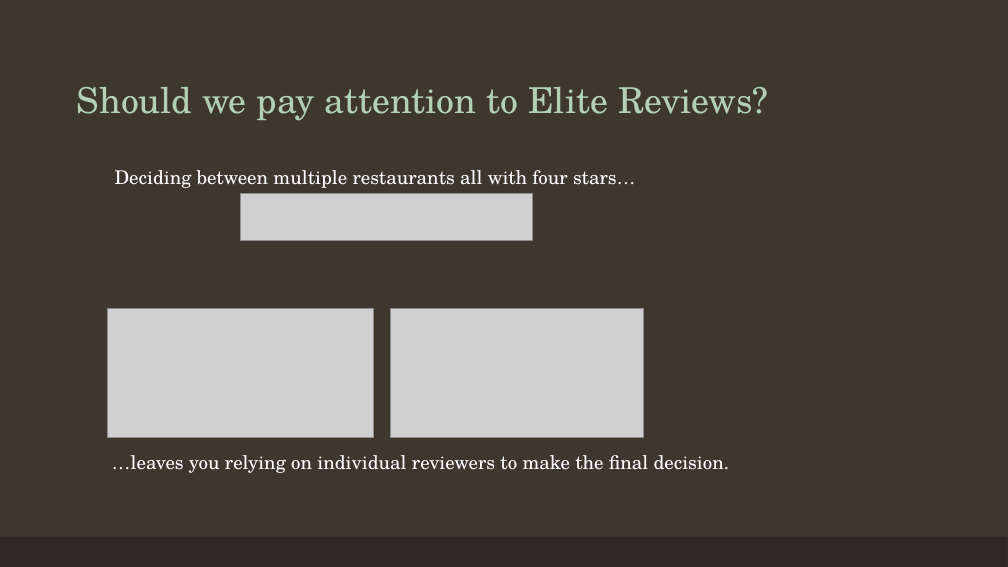
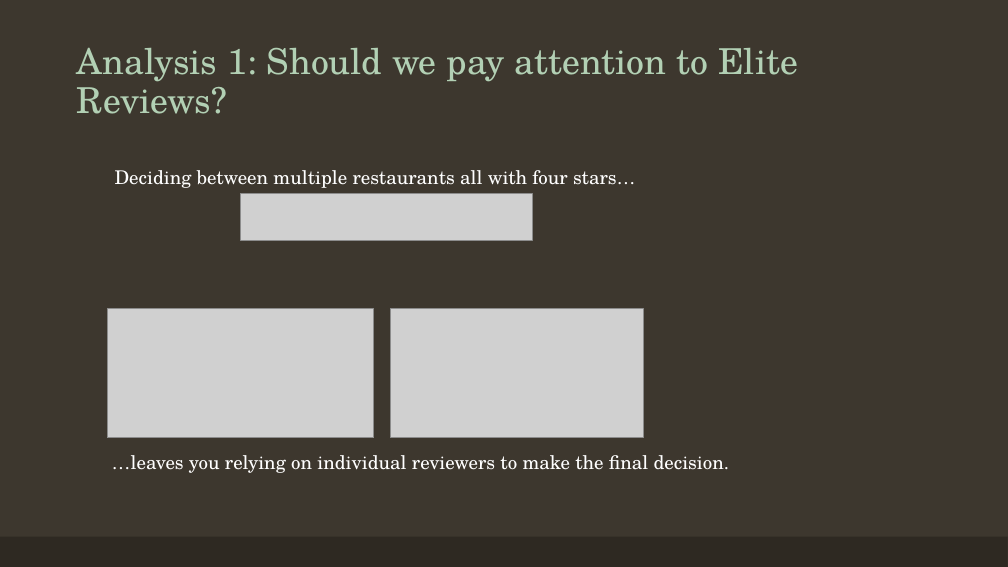
Before and after one commit to melissaaccorso/yelpelite, a slide deck: slide 3 of The Yelp Elite_Presentation.pptx. Drawn at 1008x567 pixels with LibreOffice and Linux fonts; fonts in the diff are those of the drawing; grey boxes stand for pictures. Boxes give left, top, right and bottom in pixels: in the first picture for what was removed or moved away, otherwise in the second. Text is boxed around its words. In the diff, an @@ line names an element or a change of style, - is before the commit and + after.

```diff
--- a/The Yelp Elite_Presentation.pptx
+++ b/The Yelp Elite_Presentation.pptx
@@ title at (77, 48, 798, 114): text changed @@
-Should we pay attention to Elite Reviews?
+Analysis 1: Should we pay attention to Elite Reviews?
```
Also in this commit, not shown: 3 other slides changed, 4 slides added, 1 slide removed, 26 other files.
